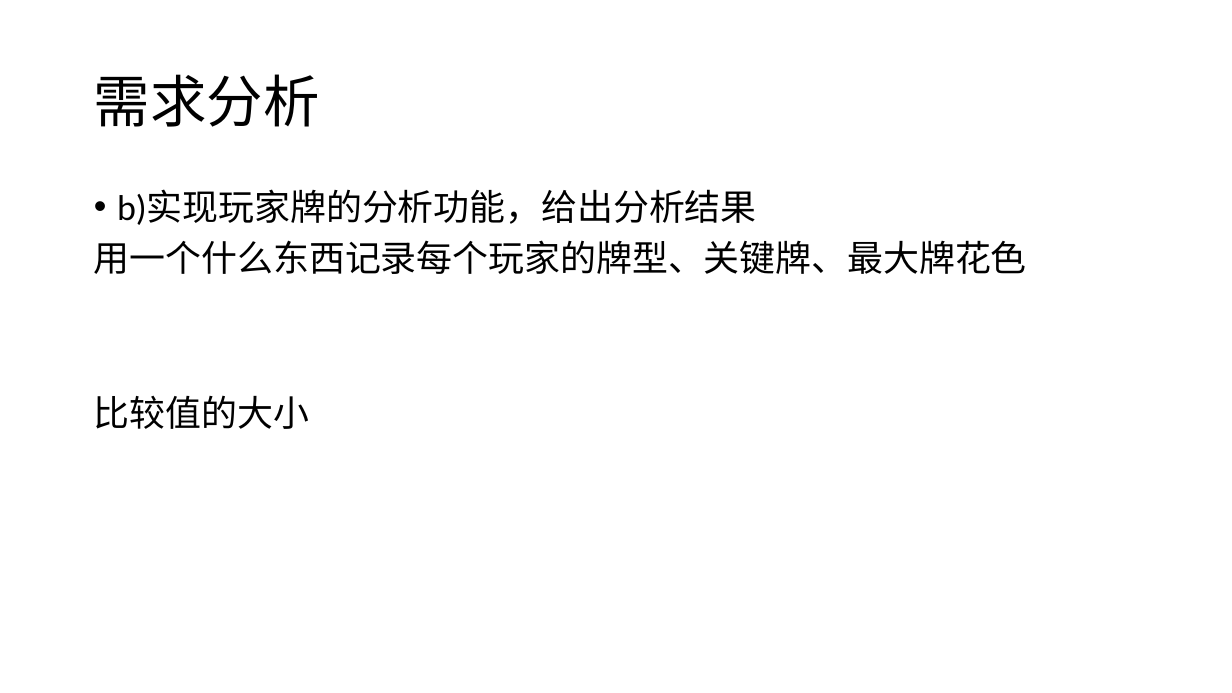
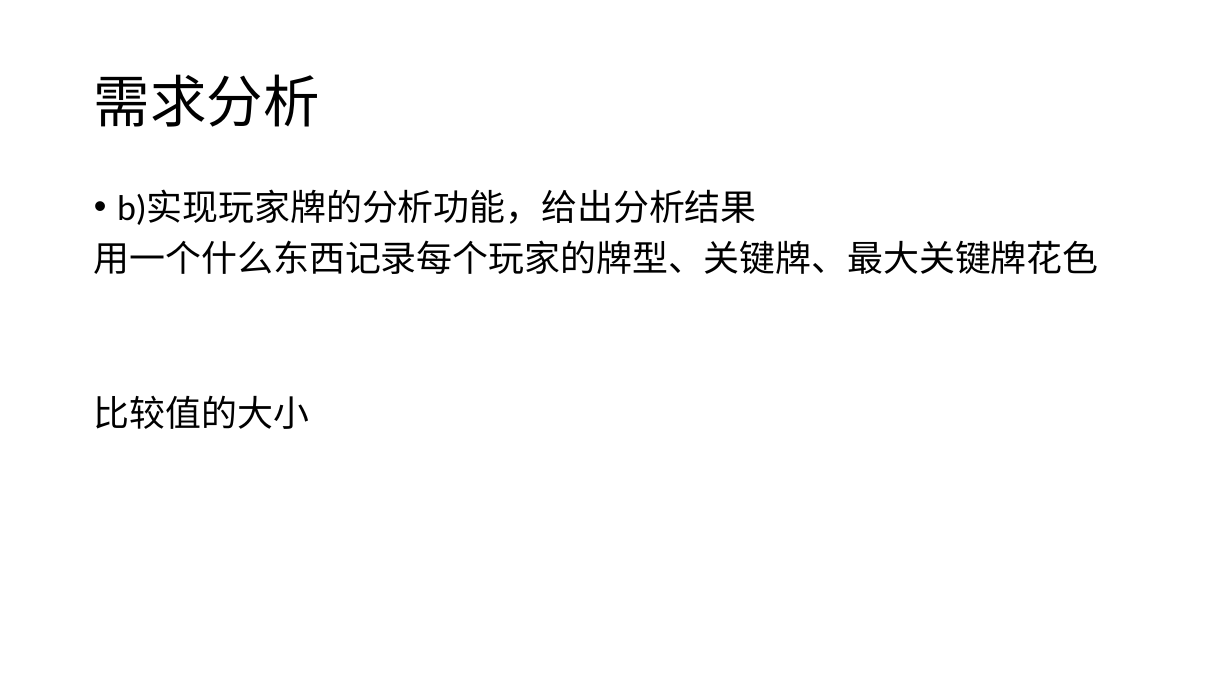
Before and after one commit to azukanawa/PokerGame, a slide deck: slide 7 of C语言小组汇报PPT.pptx. Drawn at 1232x693 pixels with LibreOffice and Linux fonts; fonts in the diff are those of the drawing. Boxes give left, top, right and bottom in pixels: in the first picture for what was removed or moved away, otherwise in the second. Text is boxed around its words. In the diff, an @@ line names an element or a change of style, - is before the commit and + after.

```diff
--- a/C语言小组汇报PPT.pptx
+++ b/C语言小组汇报PPT.pptx
@@ text at bbox=[94, 240, 1099, 274]: text changed @@
-用一个什么东西记录每个玩家的牌型、关键牌、最大牌花色
+用一个什么东西记录每个玩家的牌型、关键牌、最大关键牌花色
```
Also in this commit, not shown: 3 other slides changed, 8 slides added, 9 other files.
